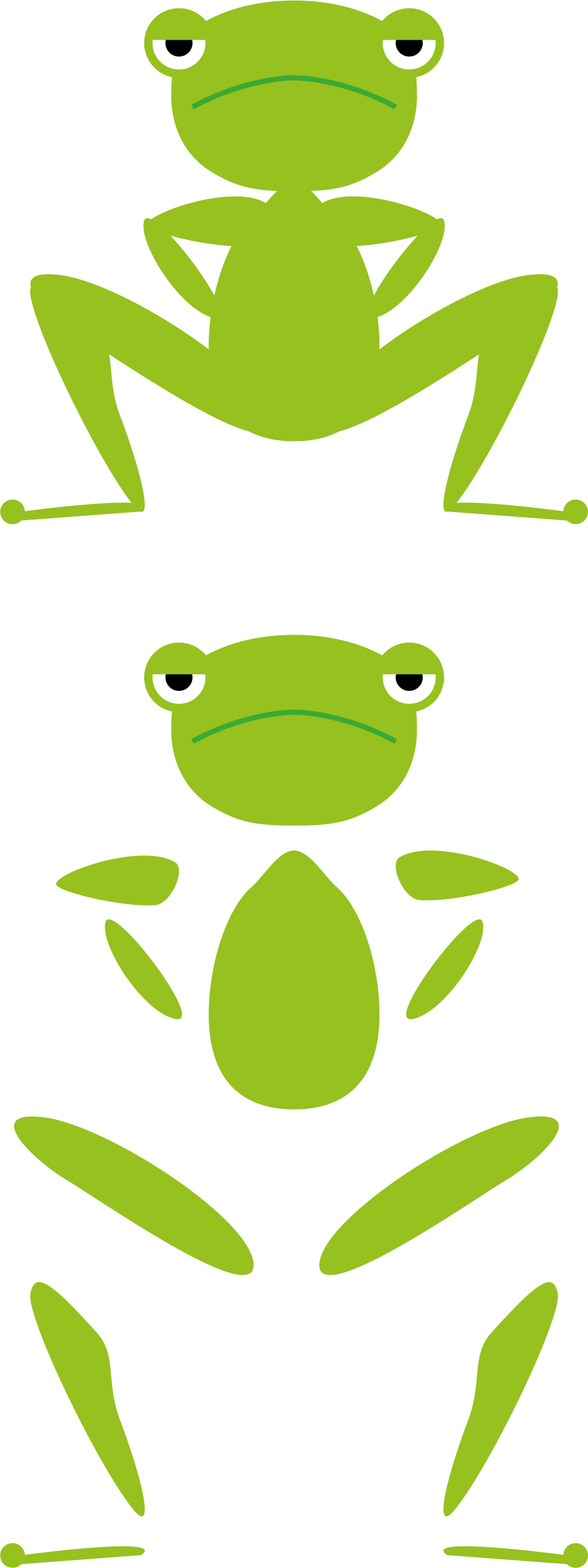
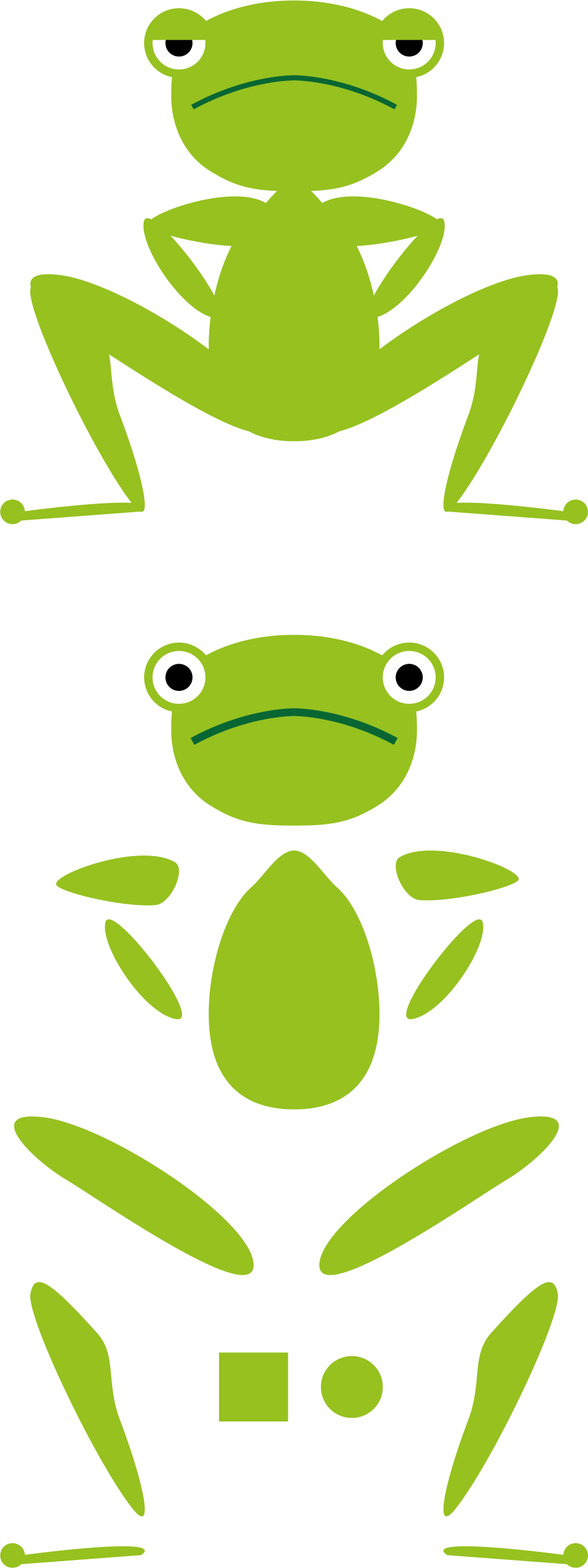
The second w=588, h=1568 image is a revision of the first. Changes to its layers:
painted on "frog" over [152, 74, 436, 1423]
